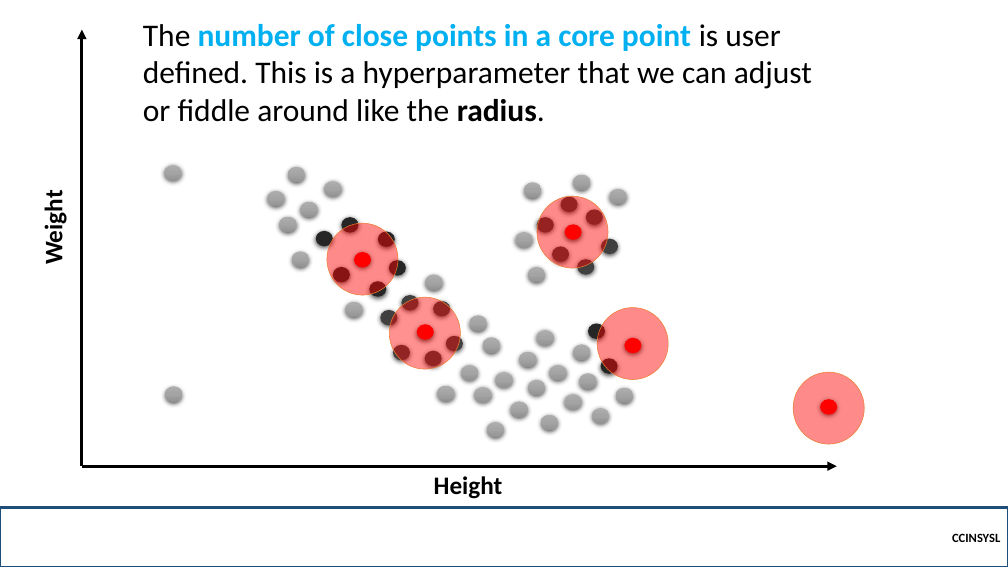
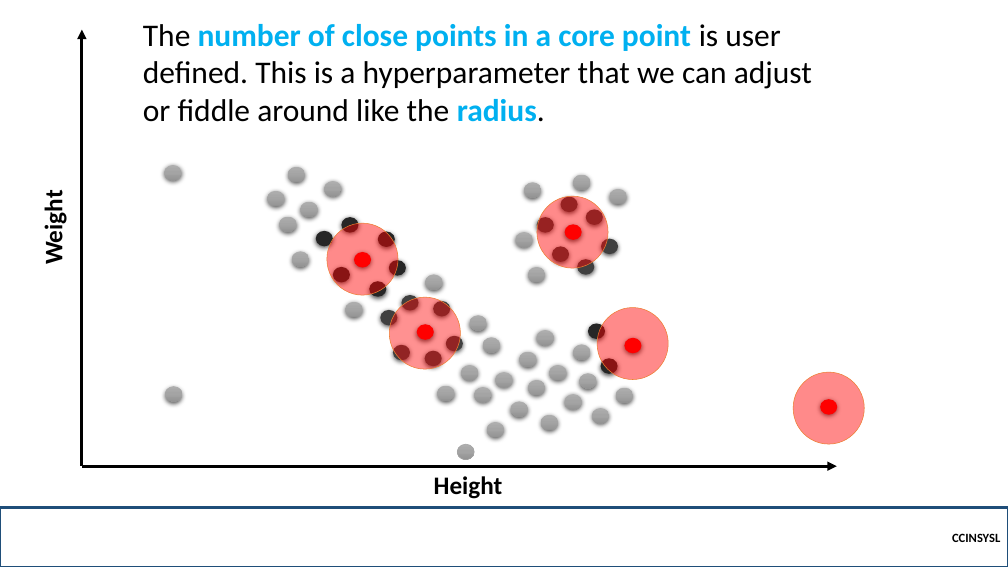
Before and after one commit to robitussin/CCINSYSL, a slide deck: slide 17 of 8 - DBSCAN/DBSCAN.pptx. Drawn at 1008x567 pixels with LibreOffice and Linux fonts; fonts in the diff are those of the drawing; background and template pictures are left out. Boxes give left, top, right and bottom in pixels: in the first picture for what was removed or moved away, otherwise in the second. Text is boxed around its words. In the diff, an @@ line names an element or a change of style, - is before the commit and + after.

```diff
--- a/8 - DBSCAN/DBSCAN.pptx
+++ b/8 - DBSCAN/DBSCAN.pptx
@@ text "The number of close points ..." at <box>143,24,812,122</box>: text colour #000000 to #00B0F0 in "radius." @@
@@ ellipse added at <box>457,445,475,461</box>, fill gradient #AFAFAF to #A5A5A5 to #939393, outline #A5A5A5 0.5 pt @@
```
Also in this commit, not shown: 15 other slides changed, 34 slides added.
